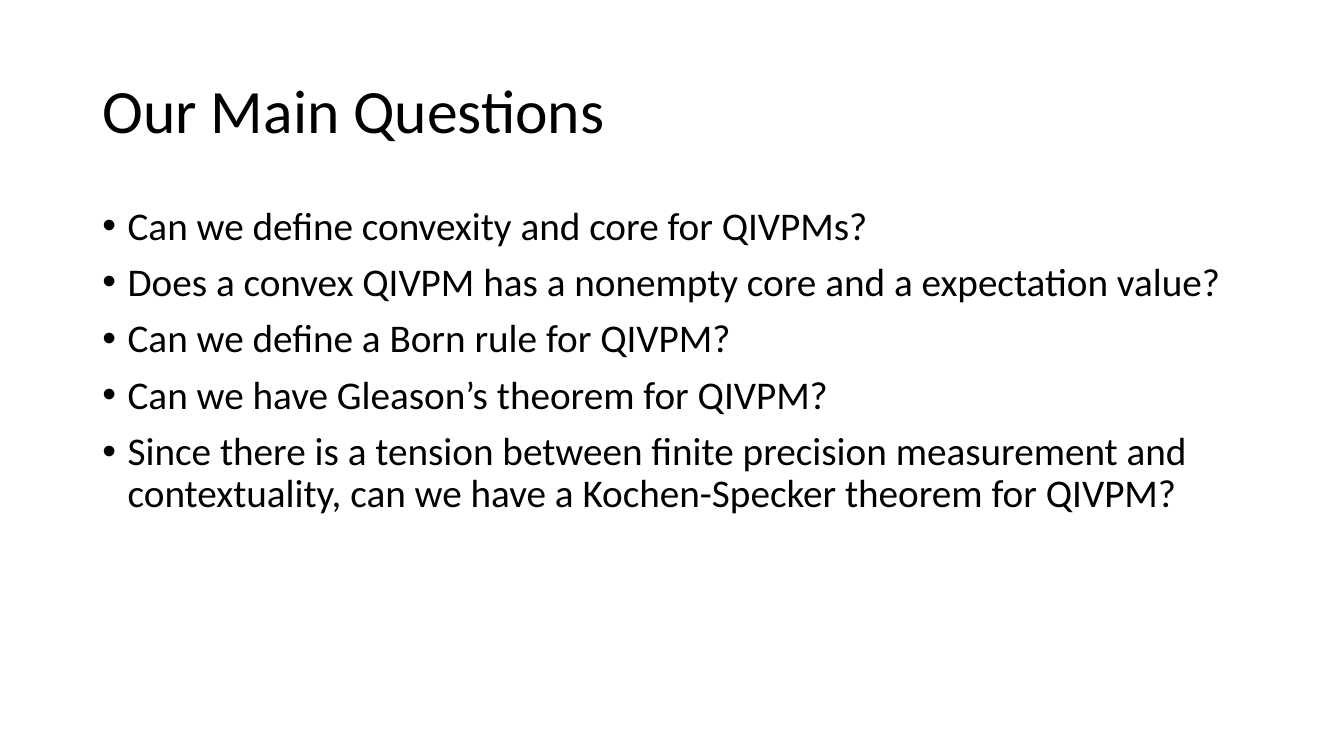
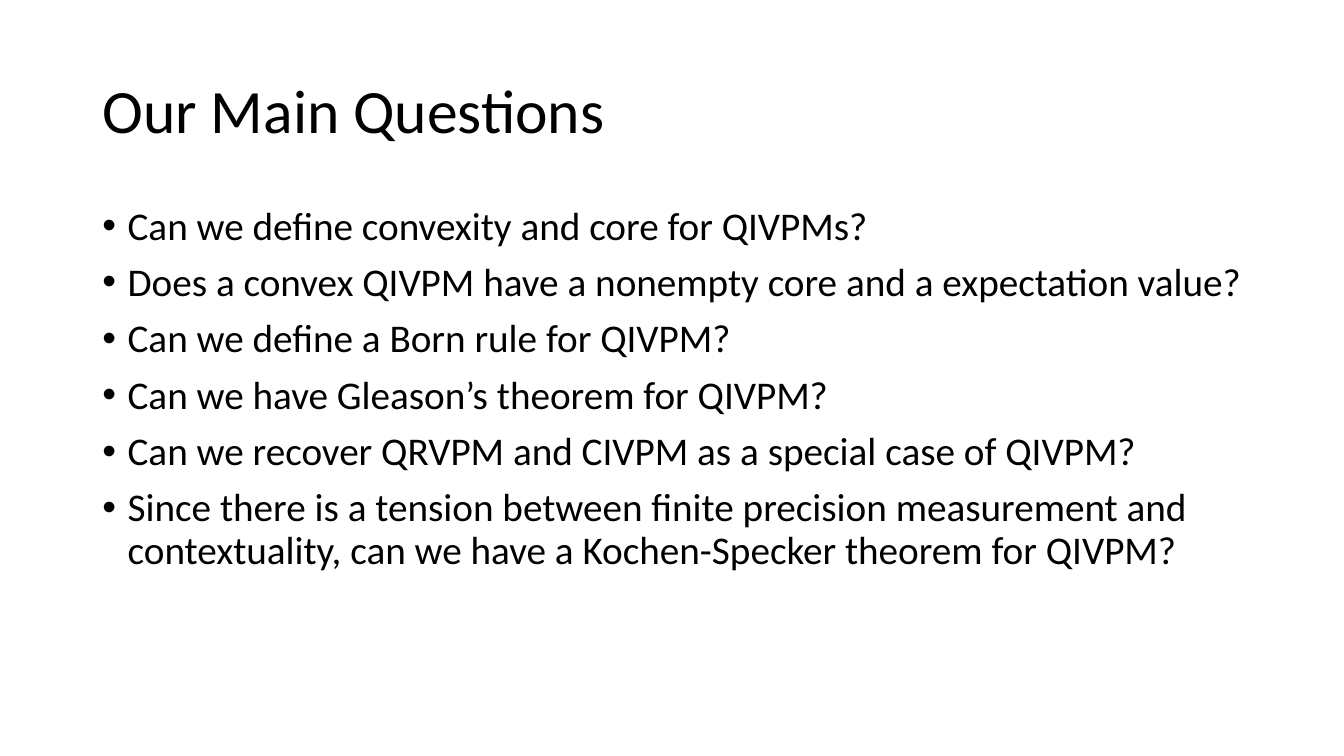
Before and after one commit to yuttai/Contextuality-and-Nonlocality-in-Discrete-Quantum-Theory, a slide deck: slide 10 of prop_letter.pptx. Drawn at 1344x756 pixels with LibreOffice and Linux fonts; fonts in the diff are those of the drawing. Boxes give left, top, right and bottom in pixels: in the first picture for what was removed or moved away, otherwise in the second. Text is boxed around its words. In the diff, an @@ line names an element or a change of style, - is before the commit and + after.

```diff
--- a/prop_letter.pptx
+++ b/prop_letter.pptx
@@ text at (x1=128, y1=268, x2=1241, y2=303): text changed @@
-• Does a convex QIVPM has a nonempty core and a expectation value?
+• Does a convex QIVPM have a nonempty core and a expectation value?
@@ text at (x1=128, y1=437, x2=1135, y2=472): paragraph added @@
+• Can we recover QRVPM and CIVPM as a special case of QIVPM?
```
Also in this commit, not shown: 3 other slides changed, 2 slides added.
